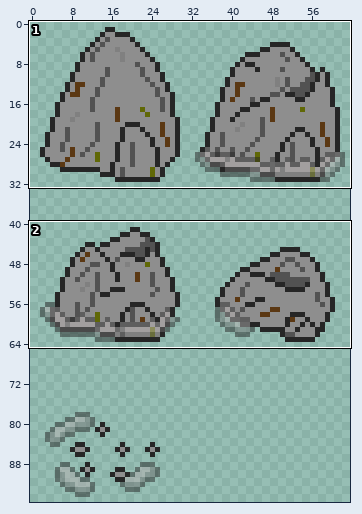
A sprite sheet gets an edit: Sin nombre/Assets/Sprites/Piedras.png. The first picture is a wide view before the edit; the outline marks the close-up.
Close-up. The starting point:
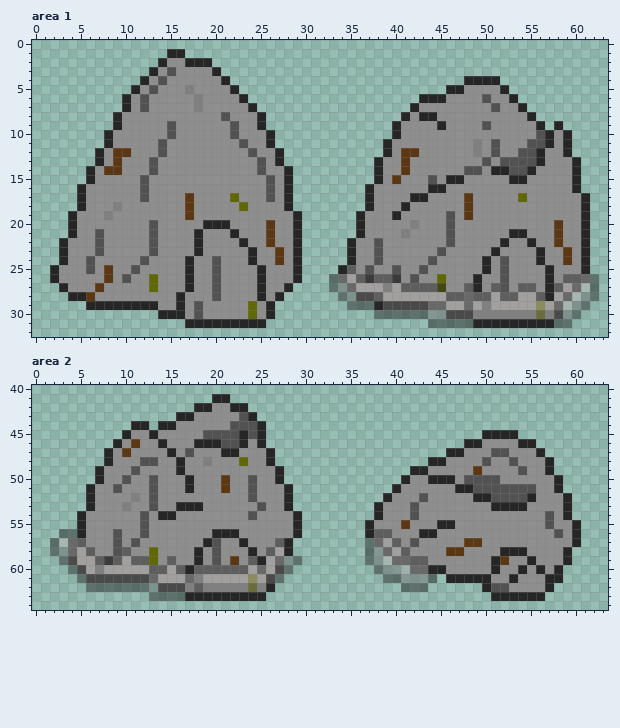
The file is 64x96 pixels. Pixels under 10% opacity are left out. Colours within 5 levels of each other are drawn and written as one. Shown: area 1: x 0..63, y 0..32; area 2: x 0..63, y 40..64. The commit also changed other parts of the picture, which this record leaves out.
The same view after the edit:
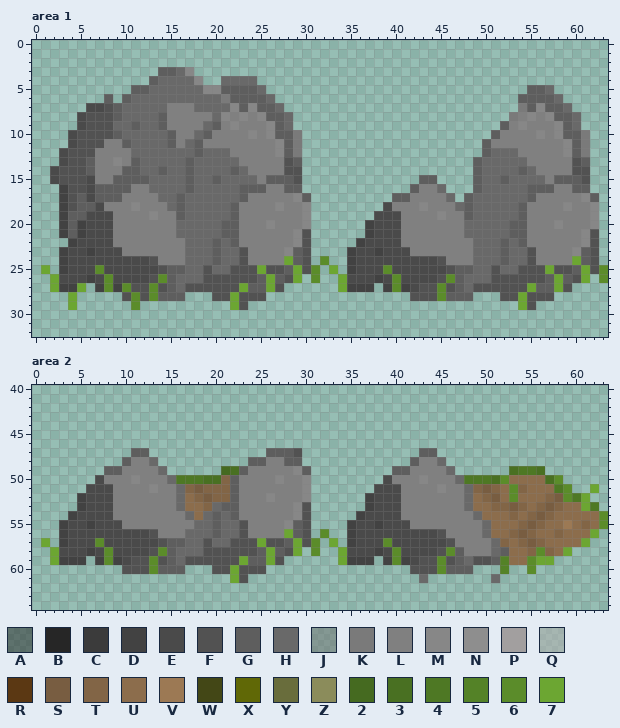
Palette (. is transparent): A #26262680  B #262626  C #3b3b3b  D #424242  E #4a4a4a  F #525252  G #5e5e5e  H #696969  J #72727280  K #7a7a7a  L #808080  M #878787  N #8e8e8e  P #a29f9f  Q #b5afaf80  R #5b3813  S #785d41  T #826546  U #8c6d4c  V #9c7954  W #434716  X #606806  Y #696d3c  Z #8b8c5b  2 #456a20  3 #497022  4 #4e7824  5 #548227  6 #5b8c2a  7 #6ca632
Edits made:
Changed rows in their new state; - is an unchanged pixel.
Area 1:
first column x 1:
 1 --------------..-----------------------------------------------
 2 -------------......--------------------------------------------
 3 ------------.GGHM...-------------------------------------------
 4 -----------.GHHHHM..HHHH-----------------------....------------
 5 ----------GGHHHHHHMMGGGGH--------------------.......--GGH------
 6 -------G-GHHHHHHHHHHKGGGGH----------------...........GGGGH-----
 7 -----EEFGHHHHHLLLHHHHMGMGGH--------------............KGMGGH----
 8 ----EFFFGHHHHGLLLLLHMLMLMGGH------------............KLMLMGGH---
 9 ----EFFFHHGHHGLLLLHGLMLLLMGH-----------............GLMLLLMGH---
10 ---EFFFFGHHHHHGLLHGLLLLMLMGGK----------...........GLLLLMLMGGK--
11 ---EFFFLLGHHHHGLHGLLLLLLLLMGK---------...........GLLLLLLLLMGK--
12 --EFFFLLLLHHHHHHHGHHHLLLLLMGK---------...........GHHHLLLLLMGK--
13 --EFFGLLMLGHHHHHGHHHHHLLLLLFG--------...........GHHHHHLLLLLFG--
14 -EFFFGLLLGGHHGHHGHHHHGHLLLLFF--------...........GHHHHGHLLLLFF--
15 -EFFFELLGGGGHHHHGHHGHHHHLGGGF--------.....GG....GHHGHHHHLGGGF--
16 --DFFEGGGGLLHHHHGHHHHHGGGLLGG-------.....GLLH...GHHHHHGGGLLGG--
17 --DFGEGGGLLLLHHGHHHHHHGLLLLLMG------...GGLLLLH.GHHHHHHGLLLLLMG-
18 --DFGGEL-LMLLLHGHHHHHGLLLLMLLM------..ELLLMLLLHGHHHHHGLLLLMLLM-
19 --DGGEEELLLLMLLGHHHHHGLLLLLLLM-----..EEELLLLMLLGHHHHHGLLLLLLLM-
20 --DGDEEELLLLLLLHHHHHGGLLLMLLLM-----.DEEEL-LLLLLHHHHHGGLLLMLLLM-
21 --DGDEEELLLLLLLHHHHHGGLLLLLLMF-----.DEEE-LLLLLLHHHHHGGLLLLLLMF-
22 --.DEEEELLLLLLLLHHHGHGLLLLLLMF----.DEEEELLLLLLLLHHHGHGLLLLLLMF-
23 --DEEDEEELLLLLLLHHHGHHFLLLLMGF----DEEDEEELLLLLLLHHHGHHFLLLLMGF-
24 --DEEEEEEEEEFLLLHHHGHHFLLLL7GF-6--DEEEEEEEEEFLLLHHHGHHFLLLL7GF-
25 7.DEEE6EEEEEEFGGHHFHHFFF7FFG7F6-7.DEEE6EEEEEEFGGHHFHHFFF7FFG7F6
26 -7EEEDE6EEEEF6GHHHF-FFFFG7GF7-6-.7EEEDE6EEEEF6GHHHF-FFFFG7-F7.6
27 -7DD7.D6D6FF6FGHFFF-FF7GG7F.----.7DDD.D6DEFF6FGHFFF-FF7GG7F...-
28 ---7.....F6F6GGG...-F7FFF..------........FFF6--G...FF7FFF.....-
29 ---7-.....6..........7F...--------...................7F......--
30 -------------.............-----------.......................---
31 ----------------.........------------------................----
Area 2:
first column x 1:
41 -------------------..------------------------------------------
42 -----------------......----------------------------------------
43 ---------------.........---------------------------------------
44 ----------..-............--------------------------------------
45 ---------................------------------------....----------
46 --------.................----------------------........--------
47 -------...GG.............GGGF-------------GG-...........-------
48 -------..GLLH..........GGLLGG------------GLLH............------
49 ------.GGLLLLH......23GLLLLLMG---------GGLLLLH......3443.------
50 ------ELLLMLLLH44433TGLLLLMLLM--------ELLLMLLLH44436UUUU36-----
51 -----EEELLLLMLLHTSTTTGLLLLLLLM-------EEELLLLMLLHTSTU6TUUU46--7-
52 ----DEEELL-LLLLHUTSTTGLLLMLLLM------DEEELLLLLLLHUTSU6UUUTS647--
53 ----DEEEL-LLLLLHUUTHGGLLLLLLMF------DEEELLLLLLLHUUTTSTUTSTUU74-
54 ---DEEEELLLLLLLLHUHGHGLLLLLLMF-----DEEEELLLLLLLLHUUUTUTSTUUUUU6
55 --DEEDEEELLLLLLLLHHGHHFLLLLMGF----DEEDEEELLLLLLLLHUUUTSTUUVUTU6
56 --DEEEEEEEEEFLLLHHHGHHFLLLL7GF-6--DEEEEEEEEEFLLLLHUUTSTUUTUUU7-
57 7.DEEE6EEEEEEFGGHHFHHFFF7FFG7F6-7-DEEE6EEEEEEFLLLLHTUTSTUUUU7--
58 -7EEEDE6EEEEF6GHHHF-FFFFG7GF7-6--7EEEDE6EEEEF6GLLLHGUUT6TU7----
59 -7DDD.D6DEFF6F-HFFF-FF7-G7F..----7DDD.D6DEFF6FGHFFG5UU677..----
60 ---......FFF6-G-...FF7FFF...---------....FFF6GGG...5..6...-----
61 ----.................7F....-----------....H.-.....H.......-----
62 -----.....................--------------...------........------
63 ------------.............-------------------------......-------
Changed places in both close-ups, as pixel boxes (x1, y1, x2, y2):
changed: (41, 49, 608, 328)
changed: (41, 394, 608, 601)
